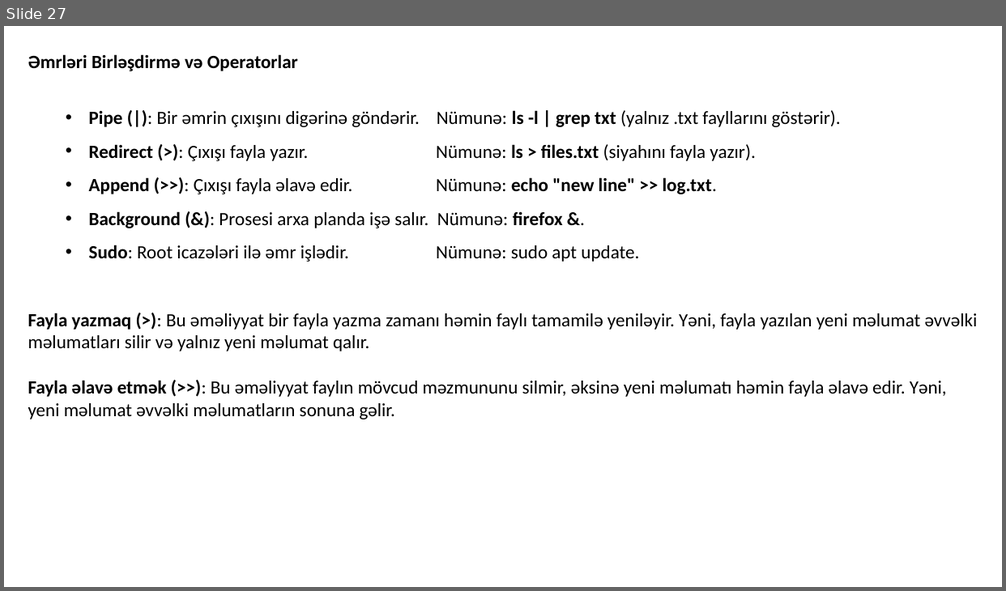
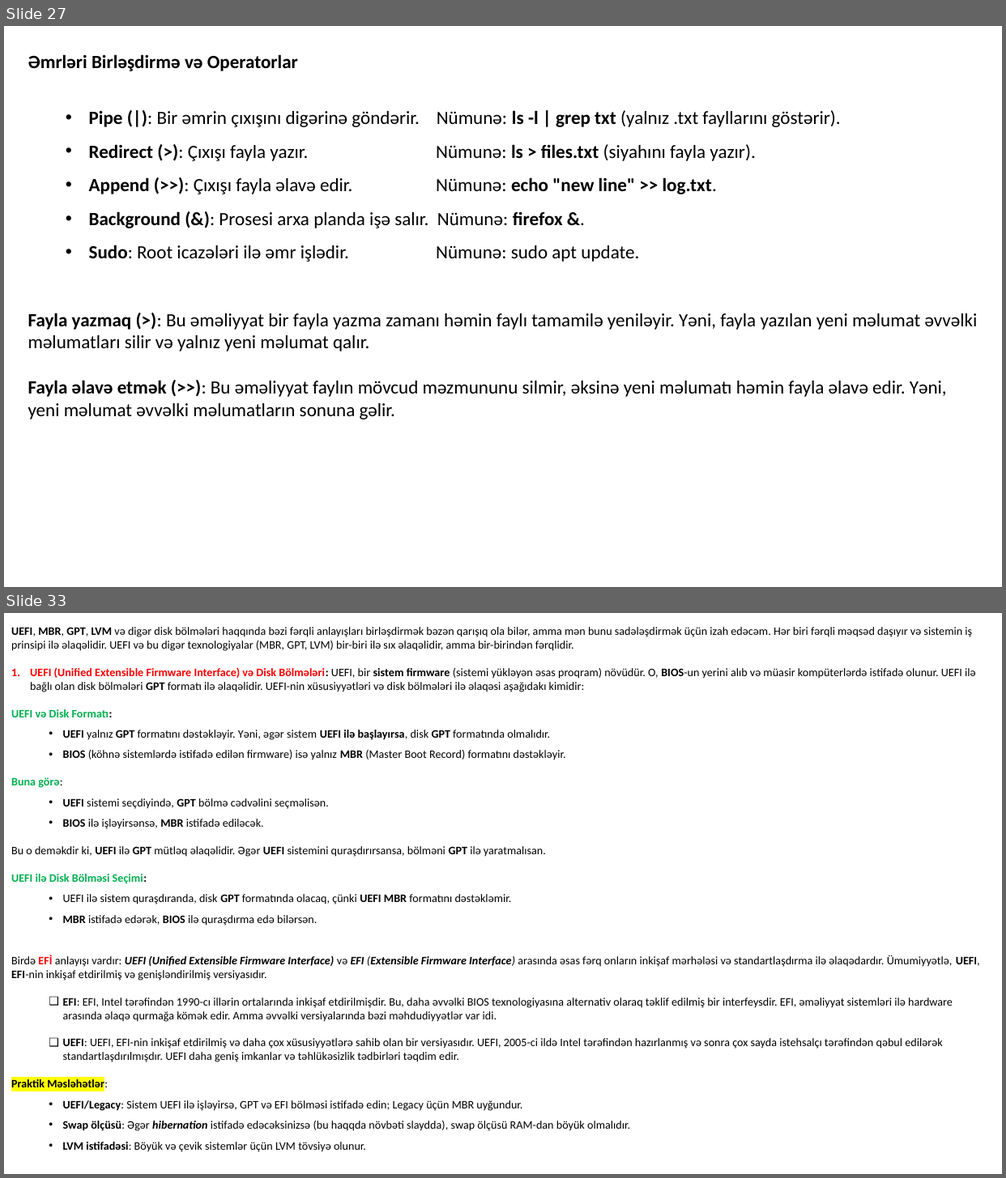
Before and after one commit to codeurient/DevOps, a slide deck: .lessons/1 operating systems/1 linux/1.pptx. Shown one above the other, each under a label of ours: slide 27 before the commit, slides 27 and 33 after it; the slides between them are not shown. The pictures are 1006x591 and 1006x1178 pixels, drawn with LibreOffice and Linux fonts; fonts in the diff are those of the drawing. Boxes give left, top, right and bottom in pixels: in the first picture for what was removed or moved away, otherwise in the second. Text is boxed around its words. In the diff, an @@ line names an element or a change of style, - is before the commit and + after.

Commit message:
hibernation

```diff
--- a/.lessons/1 operating systems/1 linux/1.pptx
+++ b/.lessons/1 operating systems/1 linux/1.pptx
@@ slide 33 added at bbox=[4, 613, 1002, 1174], background #FFFFFF @@
@@ text added at bbox=[11, 627, 980, 1152], 11 pt, text #000000 @@
+UEFI, MBR, GPT, LVM və digər disk bölmələri haqqında bəzi fərqli anlayışları birləşdirmək bəzən qarışıq ola bilər, amma mən bunu sadələşdirmək üçün izah edəcəm. Hər biri fərqli məqsəd daşıyır və sistemin iş prinsipi ilə əlaqəlidir. UEFI və bu digər texnologiyalar (MBR, GPT, LVM) bir-biri ilə sıx əlaqəlidir, amma bir-birindən fərqlidir.
+1. UEFI (Unified Extensible Firmware Interface) və Disk Bölmələri: UEFI, bir sistem firmware (sistemi yükləyən əsas proqram) növüdür. O, BIOS-un yerini alıb və müasir kompüterlərdə istifadə olunur. UEFI ilə bağlı olan disk bölmələri GPT formatı ilə əlaqəlidir. UEFI-nin xüsusiyyətləri və disk bölmələri ilə əlaqəsi aşağıdakı kimidir:
+UEFI və Disk Formatı:
+  • UEFI yalnız GPT formatını dəstəkləyir. Yəni, əgər sistem UEFI ilə başlayırsa, disk GPT formatında olmalıdır.
+  • BIOS (köhnə sistemlərdə istifadə edilən firmware) isə yalnız MBR (Master Boot Record) formatını dəstəkləyir.
+Buna görə:
+  • UEFI sistemi seçdiyində, GPT bölmə cədvəlini seçməlisən.
+  • BIOS ilə işləyirsənsə, MBR istifadə ediləcək.
+Bu o deməkdir ki, UEFI ilə GPT mütləq əlaqəlidir. Əgər UEFI sistemini quraşdırırsansa, bölməni GPT ilə yaratmalısan.
+UEFI ilə Disk Bölməsi Seçimi:
+  • UEFI ilə sistem quraşdıranda, disk GPT formatında olacaq, çünki UEFI MBR formatını dəstəkləmir.
+  • MBR istifadə edərək, BIOS ilə quraşdırma edə bilərsən.
+Birdə EFİ anlayışı vardır: UEFI (Unified Extensible Firmware Interface) və EFI (Extensible Firmware Interface) arasında əsas fərq onların inkişaf mərhələsi və standartlaşdırma ilə əlaqədardır. Ümumiyyətlə, UEFI, EFI-nin inkişaf etdirilmiş və genişləndirilmiş versiyasıdır.
+  ❑ EFI: EFI, Intel tərəfindən 1990-cı illərin ortalarında inkişaf etdirilmişdir. Bu, daha əvvəlki BIOS texnologiyasına alternativ olaraq təklif edilmiş bir interfeysdir. EFI, əməliyyat sistemləri ilə hardware arasında əlaqə qurmağa kömək edir. Amma əvvəlki versiyalarında bəzi məhdudiyyətlər var idi.
+  ❑ UEFI: UEFI, EFI-nin inkişaf etdirilmiş və daha çox xüsusiyyətlərə sahib olan bir versiyasıdır. UEFI, 2005-ci ildə Intel tərəfindən hazırlanmış və sonra çox sayda istehsalçı tərəfindən qəbul edilərək standartlaşdırılmışdır. UEFI daha geniş imkanlar və təhlükəsizlik tədbirləri təqdim edir.
+Praktik Məsləhətlər:
+  • UEFI/Legacy: Sistem UEFI ilə işləyirsə, GPT və EFI bölməsi istifadə edin; Legacy üçün MBR uyğundur.
+  • Swap ölçüsü: Əgər hibernation istifadə edəcəksinizsə (bu haqqda növbəti slaydda), swap ölçüsü RAM-dan böyük olmalıdır.
+  • LVM istifadəsi: Böyük və çevik sistemlər üçün LVM tövsiyə olunur.
```
Also in this commit, not shown: 11 other slides added, 2 slides removed.
